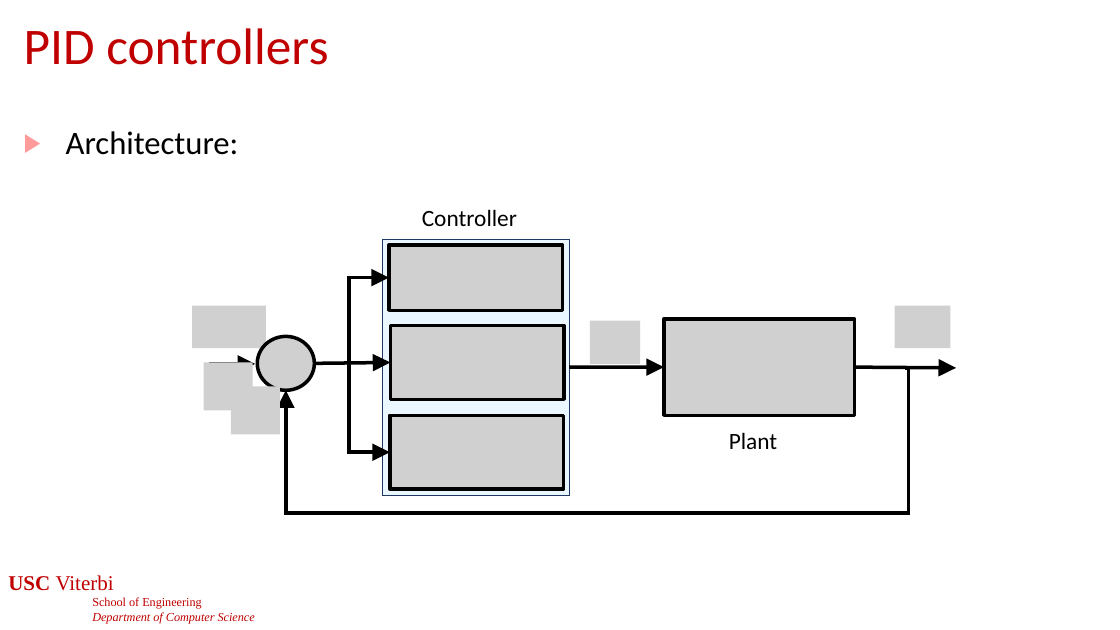
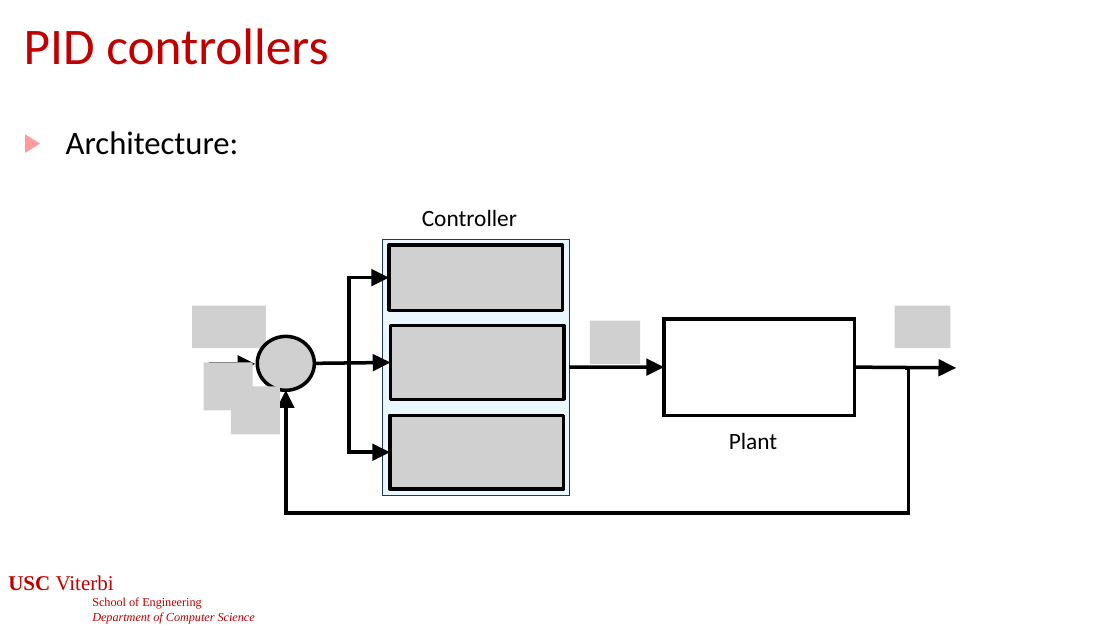
Before and after one commit to jdeshmukh/jdeshmukh.github.io, a slide deck: slide 11 of teaching/cs513-autocps-fall-2025/slides/Control.pptx (slide 32 before the commit). Drawn at 1120x630 pixels with LibreOffice and Linux fonts; fonts in the diff are those of the drawing; grey boxes stand for pictures; background and template pictures are left out. Boxes give left, top, right and bottom in pixels: in the first picture for what was removed or moved away, otherwise in the second. Text is boxed around its words. In the diff, an @@ line names an element or a change of style, - is before the commit and + after.

```diff
--- a/teaching/cs513-autocps-fall-2025/slides/Control.pptx
+++ b/teaching/cs513-autocps-fall-2025/slides/Control.pptx
@@ picture removed at (664, 319, 854, 416) @@
@@ rectangle added at (664, 319, 854, 416), fill #FFFFFF, outline #000000 3 pt @@
```
Also in this commit, not shown: 10 other slides changed, 1 slide removed, 2 other files.
